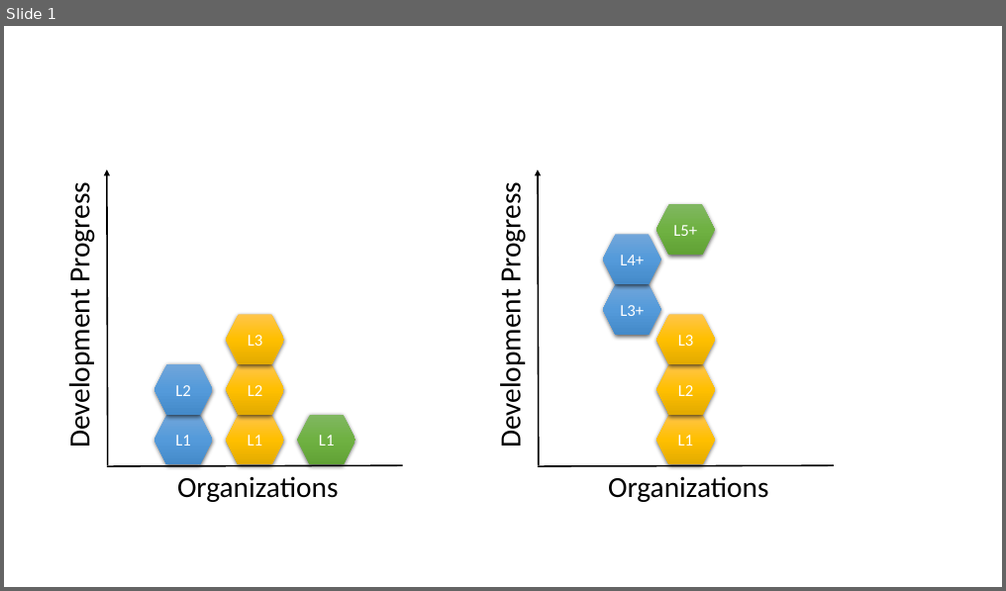
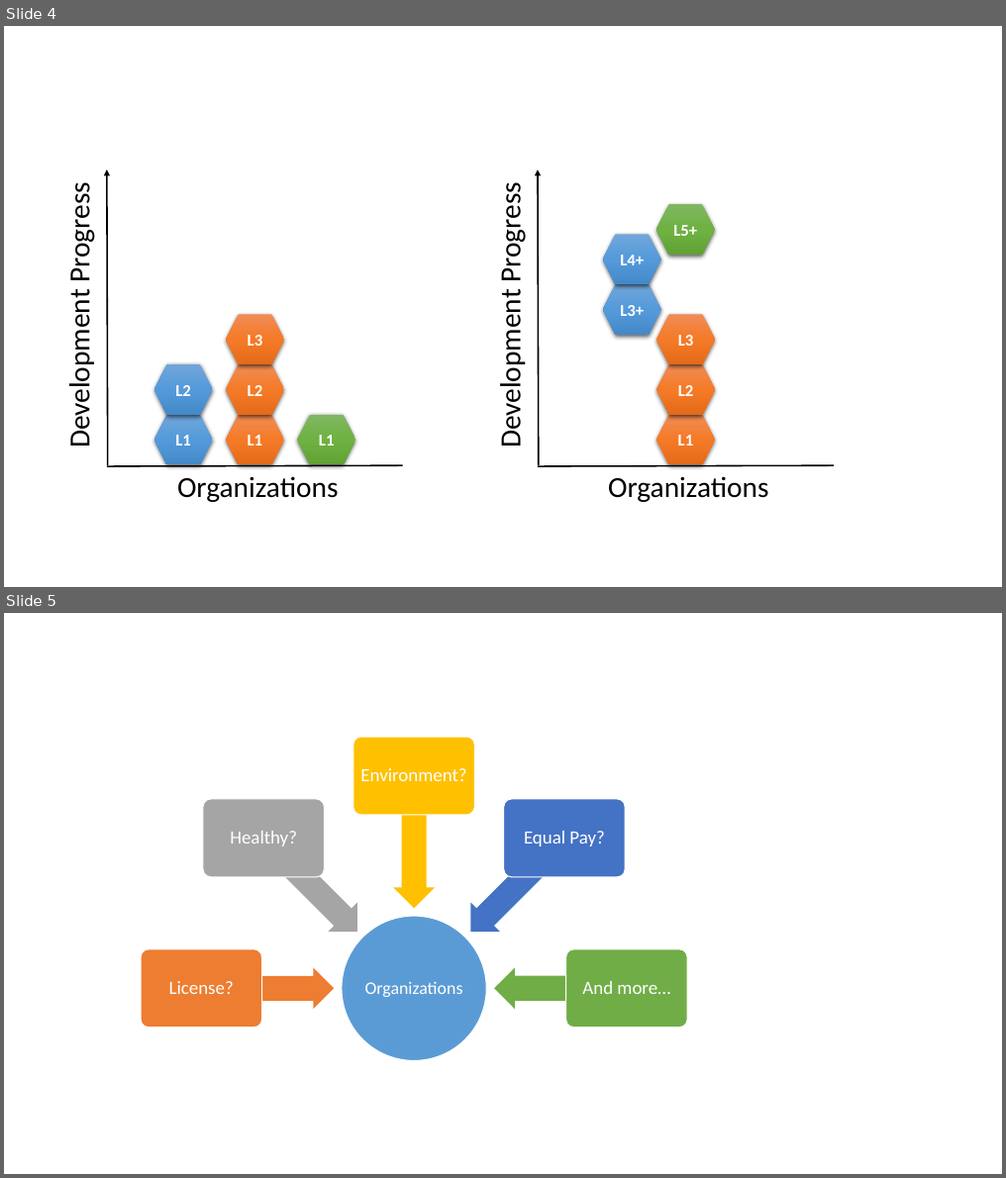
Before and after one commit to forCrowd/WealthFramework, a slide deck: SolutionItems/Documents/Connect2Effect/Connect2Effect.pptx. Shown one above the other, each under a label of ours: slide 1 before the commit, slides 4 and 5 after it. The pictures are 1006x591 and 1006x1178 pixels, drawn with LibreOffice and Linux fonts; fonts in the diff are those of the drawing. Boxes give left, top, right and bottom in pixels: in the first picture for what was removed or moved away, otherwise in the second. Text is boxed around its words. In the diff, an @@ line names an element or a change of style, - is before the commit and + after.

```diff
--- a/SolutionItems/Documents/Connect2Effect/Connect2Effect.pptx
+++ b/SolutionItems/Documents/Connect2Effect/Connect2Effect.pptx
@@ slide 5 added at box(4, 613, 1002, 1174), background #FFFFFF @@
@@ group added at box(141, 737, 687, 1061): 6 texts, 5 left arrows, 5 rounded rectangles, 1 ellipse @@
+Organizations
+License?
+Healthy?
+Environment?
+Equal Pay?
+And more…
@@ what was slide 1 is now slide 4 @@
@@ slide 4 changed as well @@
@@ bold on in 6 elements at box(154, 415, 213, 466), box(154, 366, 213, 415), box(297, 415, 355, 466), box(603, 284, 661, 335), box(603, 234, 661, 284), box(656, 204, 715, 255) @@
@@ bold on; fill gradient #FFC64B to #FFC000 to #E3AB00 to gradient #F18C57 to #F67B28 to #E56C19 in 6 elements at box(226, 415, 284, 466), box(226, 366, 284, 415), box(226, 314, 284, 365), box(656, 415, 715, 466), box(656, 366, 715, 415), box(656, 314, 715, 365) @@
```
Also in this commit, not shown: 2 other slides changed, 1 other slide added, 1 slide removed, 13 other files.
